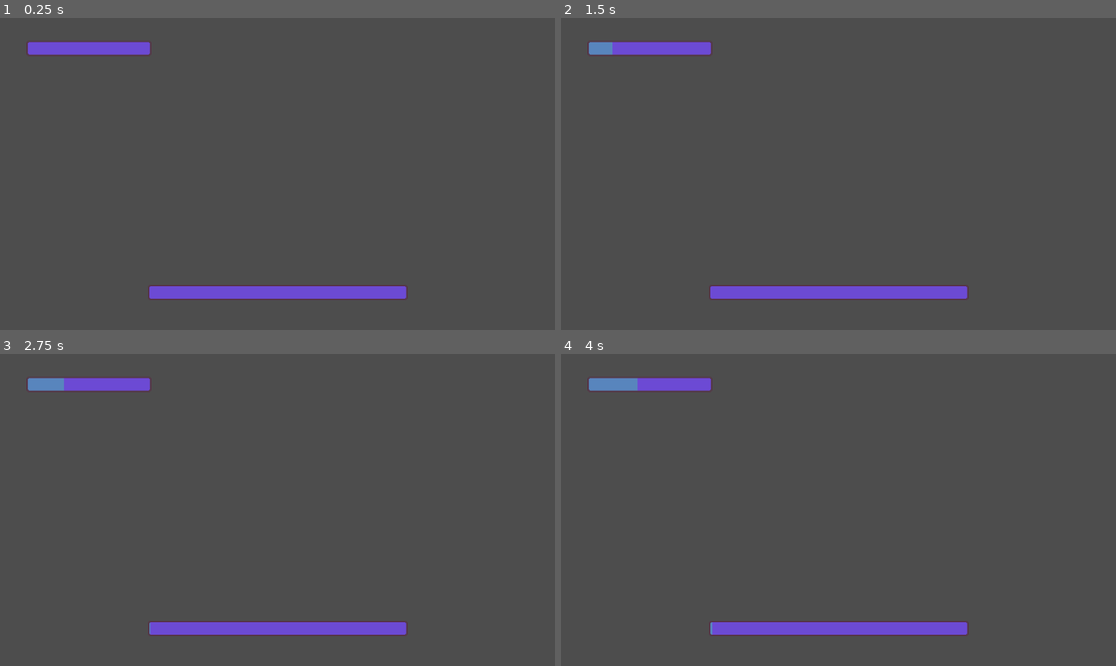
Above: before the commit, frames 1-4 (two rows, left to right).
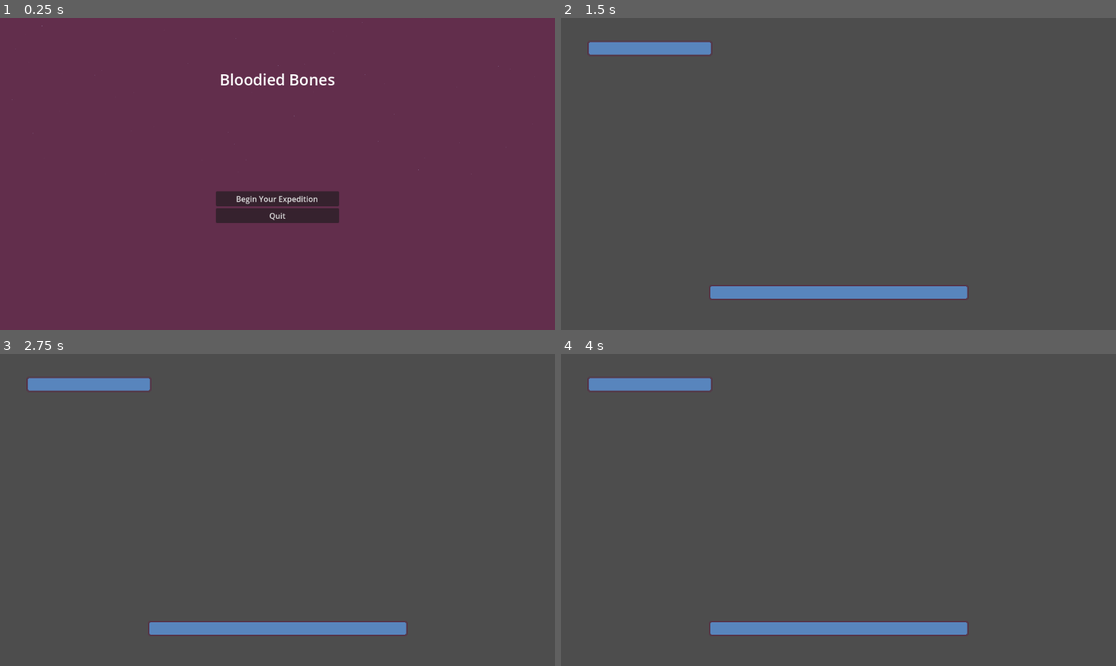
Above: after the commit, the same moments.

Repository: Mightysmallfry/BonesAndBullets
Game: Godot game, scene res://main_menu.tscn
Same seed, same stepped clock (60 frames per second), same inputs: the game is played once before the commit and once after it. Before the commit the project starts from res://World/main.tscn.
Inputs (mouse positions are in pixels of both pictures, inside the frame that each line leads up to):
- Up to frame 1 (0.25 s): no input
- Up to frame 2 (1.5 s): click (838, 198) at 0.5 s, where only the run after the commit has a clickable "Begin Your Expedition"; tap Enter at 1.25 s
- Up to frame 3 (2.75 s): tap Space at 2 s
- Up to frame 4 (4 s): tap Enter at 2.75 s

The runs differ from the first frame. In frame 1, 99% of the frame differs, in the area x 0-100%, y 0-100%; in frame 2, 2.6%; in frame 3, 2.5%; in frame 4, 2.4%.
Error after the commit: Invalid assignment of property or key 'wait_time' with value of type 'float' on a base object of type 'null instance'. (res://World/main.gd:21)

Commit message:
Made Main Menu with particle system

Diff:
--- /dev/null
+++ b/SnowEffect.gd
@@ -0,0 +1,44 @@
+extends GPUParticles2D
+
+@onready var particleProcessMaterial: ParticleProcessMaterial = (
+	process_material as ParticleProcessMaterial
+)
+
+@export var baseScreenSize: Vector2 = Vector2(1152, 648) # baseline to scale from
+@export var baseAmount: int = 1000  # particle amount at base resolution
+@export var baseScale: float = 1.0 # particle scale at base resolution
+
+# Called when the node enters the scene tree for the first time.
+func _ready() -> void:
+	if particleProcessMaterial == null:
+		particleProcessMaterial = ParticleProcessMaterial.new()
+		process_material = particleProcessMaterial
+
+	get_viewport().connect("size_changed", Callable(self, "_on_viewport_resized"))
+
+
+	update_particle_settings()
+
+func _on_viewport_resized() -> void:
+	update_particle_settings()
+
+
+func update_particle_settings() -> void:
+	var viewport_size: Vector2 = get_viewport_rect().size
+	var screenHeight: float = viewport_size.y
+	var screenWidth: float = viewport_size.x
+
+	particleProcessMaterial.emission_shape = ParticleProcessMaterial.EMISSION_SHAPE_BOX
+	particleProcessMaterial.emission_box_extents = Vector3(screenWidth * 0.5, screenHeight * 0.5, 0.0)
+
+	global_position = viewport_size * 0.5
+
+	var half_size: Vector2 = viewport_size * 0.5
+	visibility_rect = Rect2(-half_size, viewport_size)
+
+	var scaleFactor = ((screenWidth * screenHeight) / (baseScreenSize.x * baseScreenSize.y))
+	particleProcessMaterial.scale_min = baseScale * sqrt(scaleFactor)
+	particleProcessMaterial.scale_max = baseScale * sqrt(scaleFactor)
+
+	amount = int(baseAmount * scaleFactor)
+	amount = clamp(amount, 100, 5000)
--- /dev/null
+++ b/StoryEvents/EventCache/OutlawStoryEvent.tres
@@ -0,0 +1,22 @@
+[gd_resource type="Resource" script_class="StoryEventData" load_steps=5 format=3 uid="uid://bplt53ciknggg"]
+
+[ext_resource type="Script" uid="uid://cb7lgkcg0kxuh" path="res://StoryEvents/StoryChoice.gd" id="1_hdv1j"]
+[ext_resource type="Script" uid="uid://b4ar7kp5o36hb" path="res://StoryEvents/StoryEventData.gd" id="2_6lk70"]
+
+[sub_resource type="Resource" id="Resource_upm4q"]
+script = ExtResource("1_hdv1j")
+choiceDescription = "Sprint onwards like a madman (continue)"
+metadata/_custom_type_script = "uid://cb7lgkcg0kxuh"
+
+[sub_resource type="Resource" id="Resource_prbhq"]
+script = ExtResource("1_hdv1j")
+choiceType = 4
+choiceDescription = "Fire surely can't hurt, just stand here, menacingly"
+metadata/_custom_type_script = "uid://cb7lgkcg0kxuh"
+
+[resource]
+script = ExtResource("2_6lk70")
+title = "Outlaws!!"
+dialog = "Yarg!!! There be pirates, it be best that I run for cover. Oh boy does my but feel on fire!!!"
+choices = Array[ExtResource("1_hdv1j")]([SubResource("Resource_upm4q"), SubResource("Resource_prbhq")])
+metadata/_custom_type_script = "uid://b4ar7kp5o36hb"
--- a/StoryEvents/EventCache/Outlaws.tres
+++ /dev/null
@@ -1,23 +0,0 @@
-[gd_resource type="Resource" script_class="StoryEventData" load_steps=5 format=3 uid="uid://di4id81lti10m"]
-
-[ext_resource type="Script" uid="uid://cb7lgkcg0kxuh" path="res://StoryEvents/StoryChoice.gd" id="1_tofbb"]
-[ext_resource type="Script" uid="uid://b4ar7kp5o36hb" path="res://StoryEvents/StoryEventData.gd" id="2_orpag"]
-
-[sub_resource type="Resource" id="Resource_upm4q"]
-script = ExtResource("1_tofbb")
-ChoiceDescription = "Continue On Your Journey Ignoring Them"
-metadata/_custom_type_script = "uid://cb7lgkcg0kxuh"
-
-[sub_resource type="Resource" id="Resource_cp4jr"]
-script = ExtResource("1_tofbb")
-ChoiceType = 4
-ChoiceDescription = "RuN FoR IT!!!!"
-Rewards = Array[int]([0])
-metadata/_custom_type_script = "uid://cb7lgkcg0kxuh"
-
-[resource]
-script = ExtResource("2_orpag")
-Title = "Outlaws!"
-Dialog = "Yarg Be there Pirate"
-Choices = Array[ExtResource("1_tofbb")]([SubResource("Resource_upm4q"), SubResource("Resource_cp4jr")])
-metadata/_custom_type_script = "uid://b4ar7kp5o36hb"
--- a/StoryEvents/story_event_display.gd
+++ b/StoryEvents/story_event_display.gd
@@ -46,10 +46,10 @@
 		choiceList.add_child(button)
 
 func _on_choice_pressed(choiceData: StoryChoice):
-	print("Choices have been made as: " + choiceData.ChoiceDescription)
+	print("Choices have been made as: " + choiceData.choiceDescription)
 	# Here is where we do a switch based off of the enum
 
-	match choiceData.ChoiceType:
+	match choiceData.choiceType:
 		StoryChoice.ChoiceTypeEnum.CONTINUE:
 			finish_story_event()
 			# Emit continue signal to resume immediately
--- a/StoryEvents/story_event_display.tscn
+++ b/StoryEvents/story_event_display.tscn
@@ -2,7 +2,7 @@
 
 [ext_resource type="Script" uid="uid://dxngyqdhchio2" path="res://StoryEvents/story_event_display.gd" id="1_gtd4a"]
 [ext_resource type="Script" uid="uid://ckf7oqtj1e72q" path="res://StoryEvents/dialog_box.gd" id="2_hbgmf"]
-[ext_resource type="Resource" uid="uid://di4id81lti10m" path="res://StoryEvents/EventCache/Outlaws.tres" id="3_bg2dx"]
+[ext_resource type="Resource" uid="uid://bplt53ciknggg" path="res://StoryEvents/EventCache/OutlawStoryEvent.tres" id="3_bg2dx"]
 [ext_resource type="PackedScene" uid="uid://dq587ufv1bnf8" path="res://StoryEvents/ChoiceButton.tscn" id="3_q4lvn"]
 
 [node name="StoryEventDisplay" type="Control"]
--- a/World/main.gd
+++ b/World/main.gd
@@ -72,7 +72,7 @@
 
 	var storyEventData: StoryEventData = get_random_story_event_data()
 	if (storyEventData):
-		print("Loaded StoryEvent: " + storyEventData.Title)
+		print("Loaded StoryEvent: " + storyEventData.title)
 
 	storyEventDisplay.load_story_event_data(storyEventData)
 	storyEventDisplay.visible = true
--- a/World/main.tscn
+++ b/World/main.tscn
@@ -7,11 +7,13 @@
 [node name="Main" type="Node2D"]
 script = ExtResource("1_njf5y")
 
-[node name="StoryProgressionTimer" type="Timer" parent="."]
+[node name="Timers" type="Node" parent="."]
+
+[node name="StoryProgressionTimer" type="Timer" parent="Timers"]
 unique_name_in_owner = true
 one_shot = true
 
-[node name="StoryEventTimer" type="Timer" parent="."]
+[node name="StoryEventTimer" type="Timer" parent="Timers"]
 unique_name_in_owner = true
 one_shot = true
 
@@ -32,7 +34,7 @@
 offset_bottom = 79.0
 grow_horizontal = 1
 grow_vertical = 1
-timer = NodePath("../../StoryEventTimer")
+timer = NodePath("../../Timers/StoryEventTimer")
 
 [node name="StoryProgressionBar" parent="UI" node_paths=PackedStringArray("timer") instance=ExtResource("3_cwkwy")]
 anchors_preset = 7
@@ -41,6 +43,6 @@
 offset_top = -94.0
 offset_bottom = -62.0
 grow_vertical = 0
-timer = NodePath("../../StoryProgressionTimer")
+timer = NodePath("../../Timers/StoryProgressionTimer")
 
-[connection signal="timeout" from="StoryEventTimer" to="." method="_on_story_event_timer_timeout"]
+[connection signal="timeout" from="Timers/StoryEventTimer" to="." method="_on_story_event_timer_timeout"]
--- /dev/null
+++ b/main_menu.gd
@@ -0,0 +1,22 @@
+extends Control
+
+@export var gameStartPath: String = "res://World/main.tscn"
+
+# Called when the node enters the scene tree for the first time.
+func _ready() -> void:
+	pass # Replace with function body.
+
+
+# Called every frame. 'delta' is the elapsed time since the previous frame.
+func _process(delta: float) -> void:
+	pass
+
+
+func _on_start_button_pressed() -> void:
+	print("Loading Game Start")
+	get_tree().change_scene_to_file(gameStartPath)
+	pass # Replace with function body.
+
+
+func _on_quit_button_pressed() -> void:
+	get_tree().quit()
--- /dev/null
+++ b/main_menu.tscn
@@ -0,0 +1,106 @@
+[gd_scene load_steps=10 format=3 uid="uid://d13yw33pf5jfv"]
+
+[ext_resource type="Texture2D" uid="uid://b668crseuf56f" path="res://Assets/WorldWallpaper/GameJamBackground.png" id="1_06t4h"]
+[ext_resource type="Script" uid="uid://c31nidxfv8nf" path="res://main_menu.gd" id="1_fu7sn"]
+[ext_resource type="Script" uid="uid://dy65ldlqe2cvl" path="res://SnowEffect.gd" id="2_7vrkn"]
+
+[sub_resource type="CanvasItemMaterial" id="CanvasItemMaterial_7vrkn"]
+blend_mode = 1
+
+[sub_resource type="Curve" id="Curve_fu7sn"]
+_data = [Vector2(0, 0.20621163), 0.0, 0.0, 0, 0, Vector2(0.16337523, 0.6841326), 2.0416834, 2.0416834, 0, 0, Vector2(0.49730703, 1), 0.0, 0.0, 0, 0, Vector2(0.83482945, 0.78575945), -1.6010544, -1.6010544, 0, 0, Vector2(1, 0.1869849), 0.0, 0.0, 0, 0]
+point_count = 5
+
+[sub_resource type="CurveTexture" id="CurveTexture_jix8l"]
+curve = SubResource("Curve_fu7sn")
+
+[sub_resource type="Gradient" id="Gradient_glbon"]
+colors = PackedColorArray(1, 1, 1, 0.078431375, 1, 1, 1, 1)
+
+[sub_resource type="GradientTexture1D" id="GradientTexture1D_nlkkf"]
+gradient = SubResource("Gradient_glbon")
+
+[sub_resource type="ParticleProcessMaterial" id="ParticleProcessMaterial_qe12f"]
+particle_flag_disable_z = true
+emission_shape_offset = Vector3(0, -324, 0)
+emission_shape = 3
+emission_box_extents = Vector3(648, 1, 1)
+gravity = Vector3(0, 30, 0)
+scale_min = 0.19999999
+color = Color(0.54509807, 0.8980392, 1, 1)
+color_initial_ramp = SubResource("GradientTexture1D_nlkkf")
+alpha_curve = SubResource("CurveTexture_jix8l")
+
+[node name="MainMenu" type="Control"]
+layout_mode = 3
+anchors_preset = 15
+anchor_right = 1.0
+anchor_bottom = 1.0
+grow_horizontal = 2
+grow_vertical = 2
+script = ExtResource("1_fu7sn")
+
+[node name="UiElements" type="Node" parent="."]
+
+[node name="TextureRect" type="TextureRect" parent="UiElements"]
+anchors_preset = 15
+anchor_right = 1.0
+anchor_bottom = 1.0
+grow_horizontal = 2
+grow_vertical = 2
+texture = ExtResource("1_06t4h")
+
+[node name="MarginContainer" type="MarginContainer" parent="UiElements"]
+anchors_preset = 8
+anchor_left = 0.5
+anchor_top = 0.5
+anchor_right = 0.5
+anchor_bottom = 0.5
+offset_left = -128.0
+offset_top = 36.0
+offset_right = 128.0
+offset_bottom = 188.0
+grow_horizontal = 2
+grow_vertical = 2
+
+[node name="VBoxContainer" type="VBoxContainer" parent="UiElements/MarginContainer"]
+layout_mode = 2
+
+[node name="StartButton" type="Button" parent="UiElements/MarginContainer/VBoxContainer"]
+layout_mode = 2
+text = "Begin Your Expedition"
+
+[node name="QuitButton" type="Button" parent="UiElements/MarginContainer/VBoxContainer"]
+layout_mode = 2
+text = "Quit"
+
+[node name="Label" type="Label" parent="UiElements"]
+anchors_preset = 5
+anchor_left = 0.5
+anchor_right = 0.5
+offset_left = -128.0
+offset_top = 96.0
+offset_right = 128.0
+offset_bottom = 160.0
+grow_horizontal = 2
+theme_override_font_sizes/font_size = 32
+text = "Bloodied Bones"
+horizontal_alignment = 1
+vertical_alignment = 1
+
+[node name="CanvasLayer" type="CanvasLayer" parent="."]
+
+[node name="Node2D" type="Node2D" parent="CanvasLayer"]
+
+[node name="GPUParticles2D" type="GPUParticles2D" parent="CanvasLayer/Node2D"]
+material = SubResource("CanvasItemMaterial_7vrkn")
+position = Vector2(576, 320)
+amount = 1000
+lifetime = 7.0
+preprocess = 0.5
+visibility_rect = Rect2(-576, -324, 1152, 648)
+process_material = SubResource("ParticleProcessMaterial_qe12f")
+script = ExtResource("2_7vrkn")
+
+[connection signal="pressed" from="UiElements/MarginContainer/VBoxContainer/StartButton" to="." method="_on_start_button_pressed"]
+[connection signal="pressed" from="UiElements/MarginContainer/VBoxContainer/QuitButton" to="." method="_on_quit_button_pressed"]
--- a/project.godot
+++ b/project.godot
@@ -11,7 +11,7 @@
 [application]
 
 config/name="BonesAndBullets"
-run/main_scene="uid://bes2m1ih8wyfj"
+run/main_scene="uid://d13yw33pf5jfv"
 config/features=PackedStringArray("4.5", "Forward Plus")
 config/icon="res://icon.svg"
 
Binary file added: Assets/WorldWallpaper/GameJamBackground.png
Not shown, added: Assets/WorldWallpaper/GameJamBackground.png.import
Binary file added: Assets/WorldWallpaper/GameJamForeground.png
Not shown, added: Assets/WorldWallpaper/GameJamForeground.png.import
Binary file added: Assets/WorldWallpaper/LargeCity.png
Not shown, added: Assets/WorldWallpaper/LargeCity.png.import
Binary file added: Assets/WorldWallpaper/OilRig.png
Not shown, added: Assets/WorldWallpaper/OilRig.png.import
Binary file added: Assets/WorldWallpaper/Refinery.png
Not shown, added: Assets/WorldWallpaper/Refinery.png.import
Binary file added: Assets/WorldWallpaper/SteamTowers.png
Not shown, added: Assets/WorldWallpaper/SteamTowers.png.import
(and 2 more such lines)
